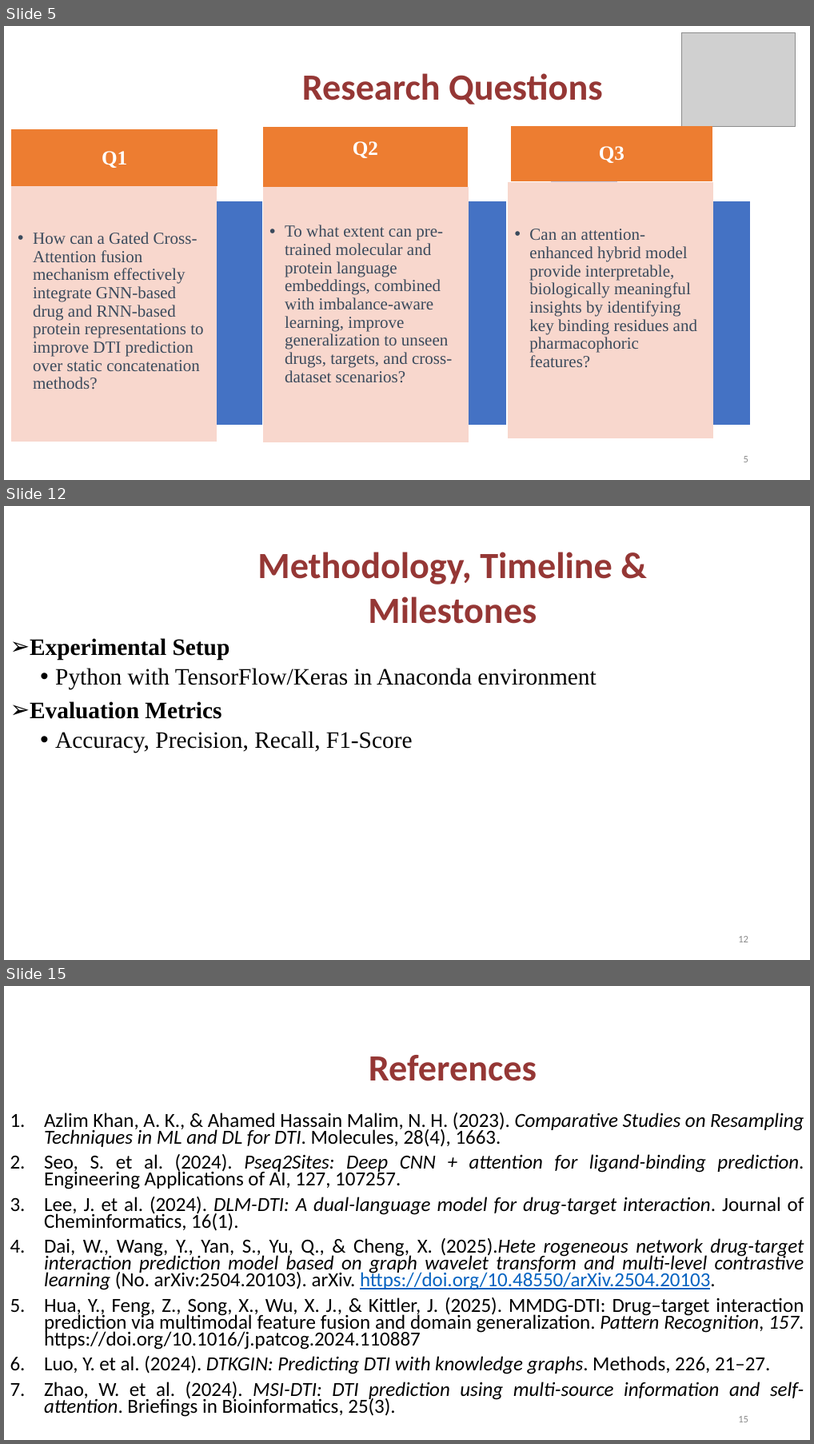
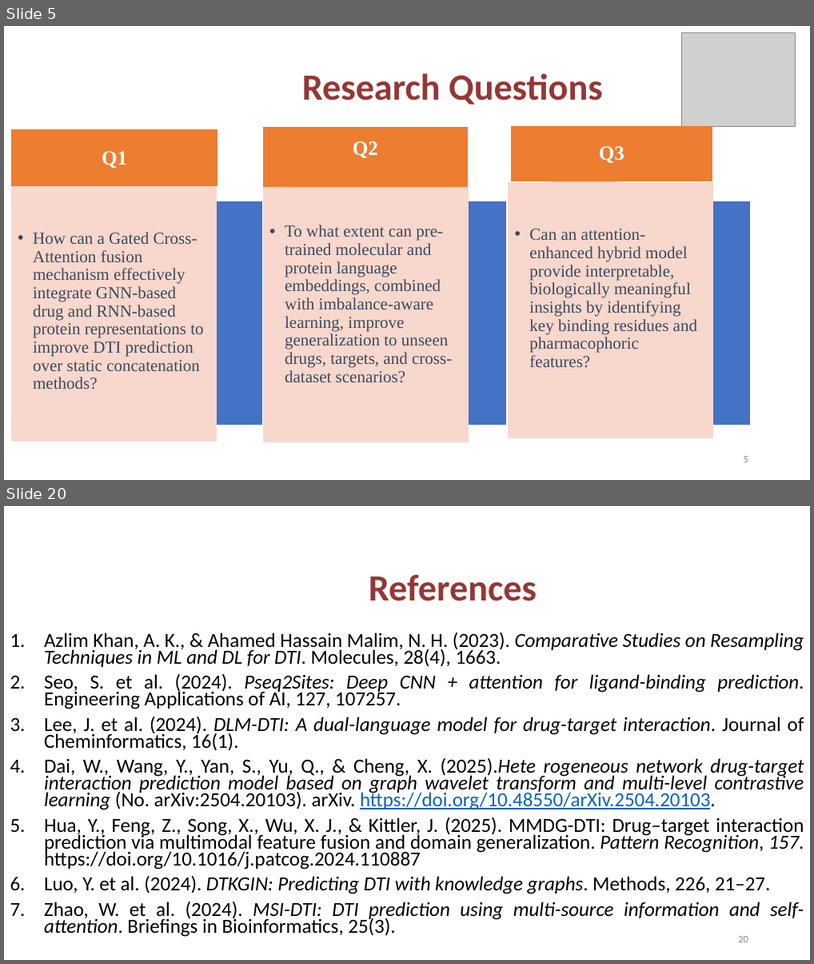
Before and after one commit to jamcy98/Modeling-DTI, a slide deck: Draft_Proposal_Slides.pptx. Shown one above the other, each under a label of ours: slides 5, 12 and 15 before the commit, slides 5 and 20 after it; the slides between them are not shown. The pictures are 814x1444 and 814x964 pixels, drawn with LibreOffice and Linux fonts; fonts in the diff are those of the drawing; grey boxes stand for pictures; background and template pictures are left out. Boxes give left, top, right and bottom in pixels: in the first picture for what was removed or moved away, otherwise in the second. Text is boxed around its words. In the diff, an @@ line names an element or a change of style, - is before the commit and + after.

```diff
--- a/Draft_Proposal_Slides.pptx
+++ b/Draft_Proposal_Slides.pptx
@@ slide 12 removed at (4,506,810,960), background picture (left out) @@
@@ text removed at (258,552,613,624) @@
-Methodology, Timeline & Milestones
@@ text removed at (30,638,596,753) @@
-➢ Experimental Setup
-  • Python with TensorFlow/Keras in Anaconda environment
-➢ Evaluation Metrics
-  • Accuracy, Precision, Recall, F1-Score
@@ page number removed at (738,936,749,942) @@
-12
@@ what was slide 15 is now slide 20 @@
@@ page number at (738,936,749,942): text changed @@
-15
+20
```
Also in this commit, not shown: 7 slides changed, 8 slides added, 2 other slides removed, 52 other files.
